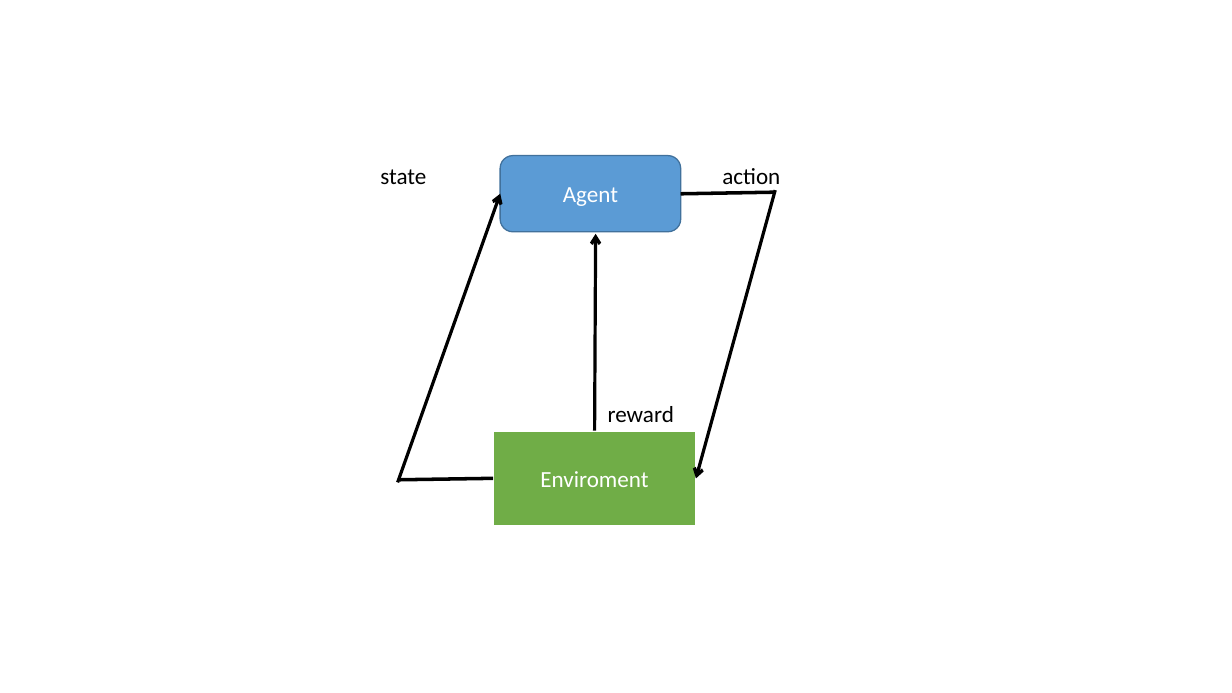
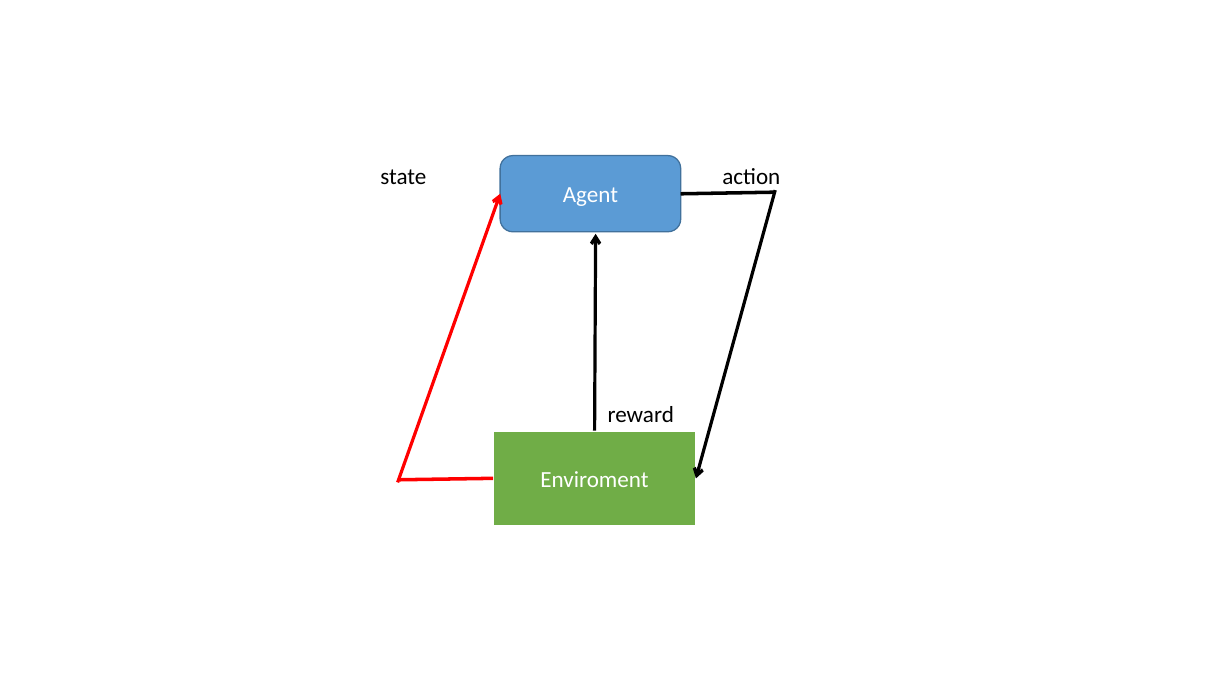
Before and after one commit to xhsun1997/rumor_project, a slide deck: slide 22 of 新建 PPT 演示文稿.ppt. Drawn at 1232x693 pixels with LibreOffice and Linux fonts; fonts in the diff are those of the drawing. Boxes give left, top, right and bottom in pixels: in the first picture for what was removed or moved away, otherwise in the second. Text is boxed around its words. In the diff, an @@ line names an element or a change of style, - is before the commit and + after.

```diff
--- a/新建 PPT 演示文稿.ppt
+++ b/新建 PPT 演示文稿.ppt
@@ arrow (397, 482) - (500, 194): stroke #000000 2.49 pt to #FF0000 2.49 pt @@
@@ line (400, 479) - (493, 478): stroke #000000 2.75 pt to #FF0000 2.75 pt @@
```
Also in this commit, not shown: 21 other slides changed, 14 slides added, 4 slides removed.
